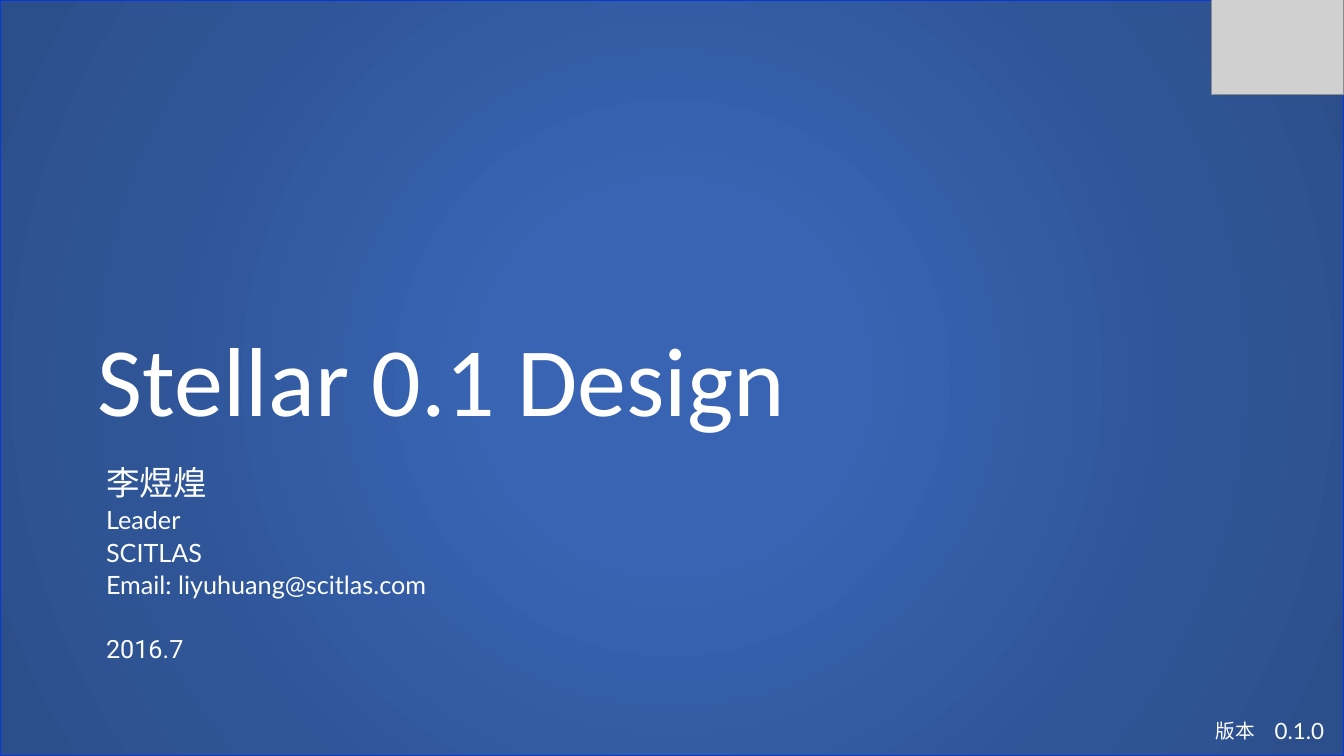
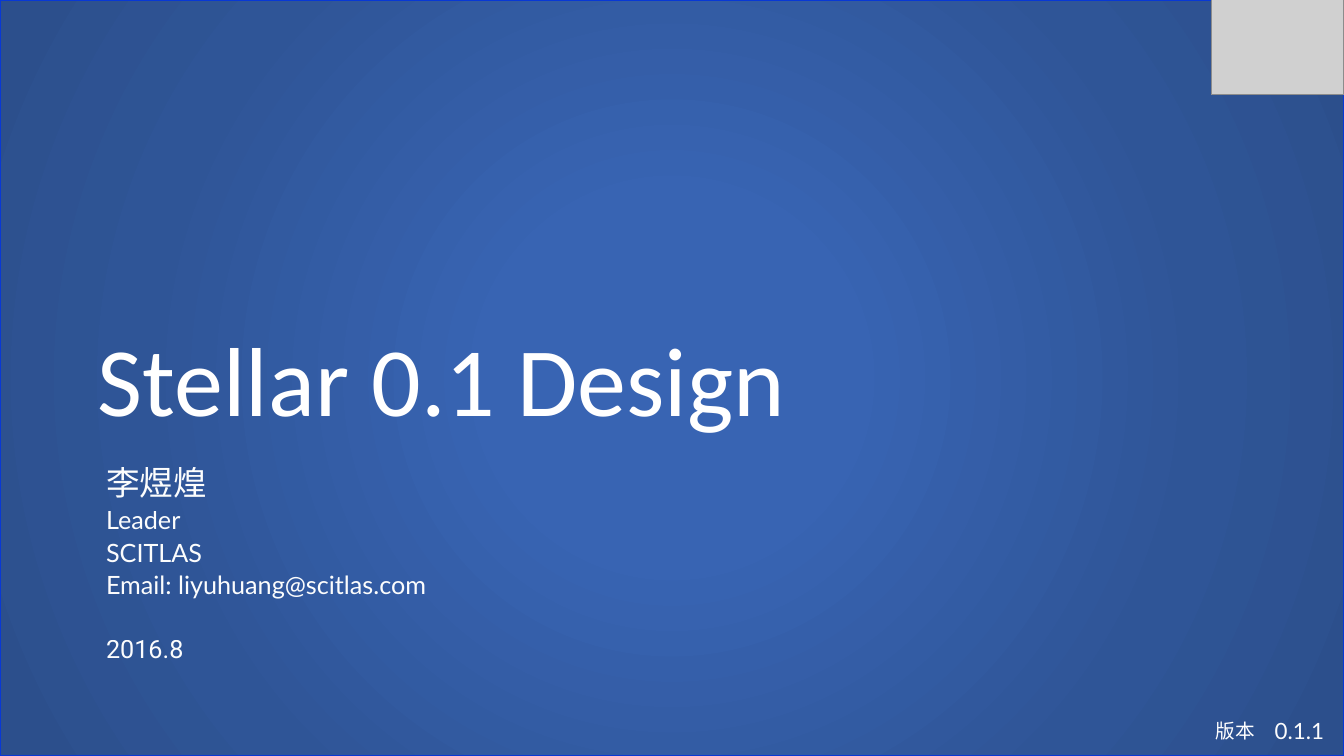
Before and after one commit to SCITLAS/Stellar, a slide deck: slide 1 of Stellar_0.1/documents/design.pptx. Drawn at 1344x756 pixels with LibreOffice and Linux fonts; fonts in the diff are those of the drawing; grey boxes stand for pictures. Boxes give left, top, right and bottom in pixels: in the first picture for what was removed or moved away, otherwise in the second. Text is boxed around its words. In the diff, an @@ line names an element or a change of style, - is before the commit and + after.

```diff
--- a/Stellar_0.1/documents/design.pptx
+++ b/Stellar_0.1/documents/design.pptx
@@ text at <box>106,640,183,659</box>: text changed @@
-2016.7
+2016.8
@@ text at <box>1275,723,1324,739</box>: text changed @@
-0.1.0
+0.1.1
```
Also in this commit, not shown: 4 other slides changed, 1 slide added.
